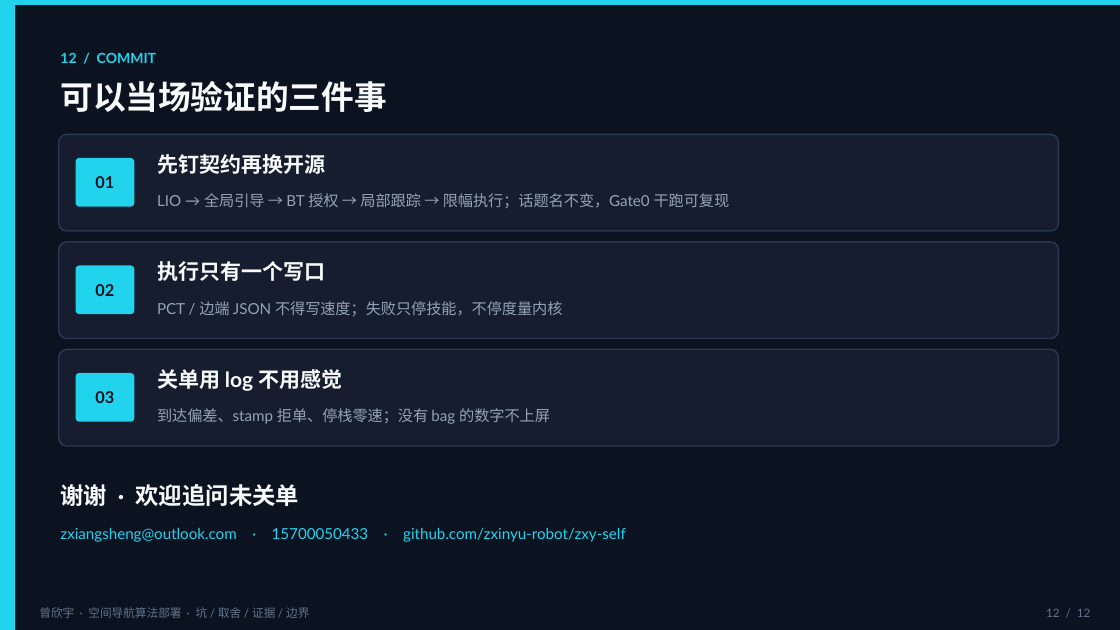
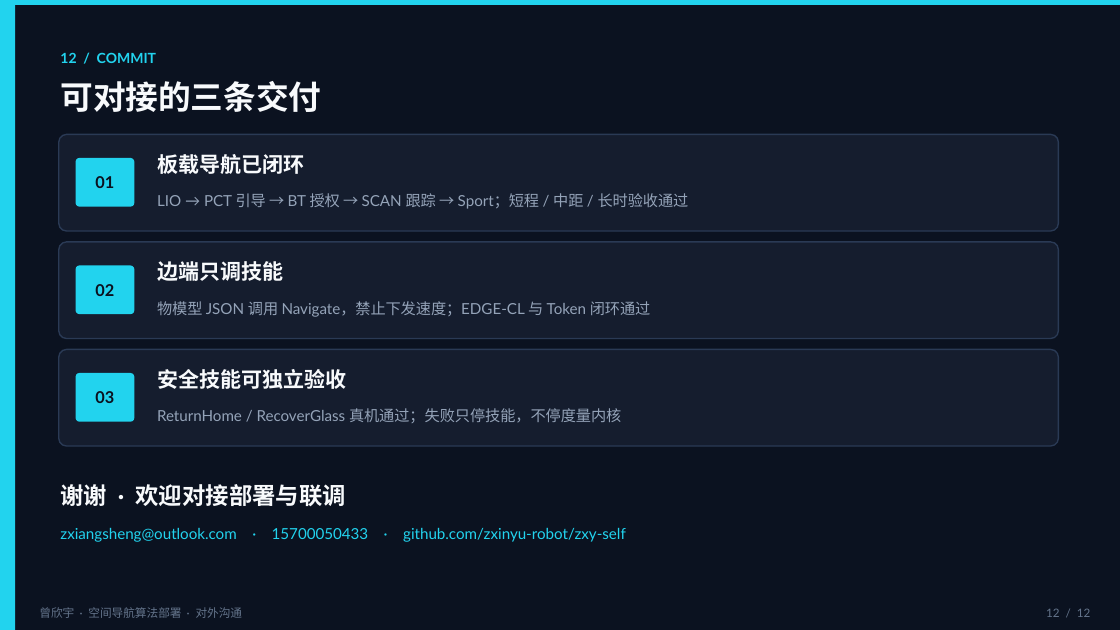
Before and after one commit to zxinyu-robot/MotionSLAM_ws, a slide deck: slide 12 of docs/_inbox/曾欣宇_空间导航算法部署_课展示.pptx. Drawn at 1120x630 pixels with LibreOffice and Linux fonts; fonts in the diff are those of the drawing. Boxes give left, top, right and bottom in pixels: in the first picture for what was removed or moved away, otherwise in the second. Text is boxed around its words. In the diff, an @@ line names an element or a change of style, - is before the commit and + after.

```diff
--- a/docs/_inbox/曾欣宇_空间导航算法部署_课展示.pptx
+++ b/docs/_inbox/曾欣宇_空间导航算法部署_课展示.pptx
@@ text at (60,81,321,112): text changed @@
-可以当场验证的三件事
+可对接的三条交付
@@ text at (157,154,304,174): text changed @@
-先钉契约再换开源
+板载导航已闭环
@@ text at (157,193,689,209): text changed @@
-LIO → 全局引导 → BT 授权 → 局部跟踪 → 限幅执行；话题名不变，Gate0 干跑可复现
+LIO → PCT 引导 → BT 授权 → SCAN 跟踪 → Sport；短程 / 中距 / 长时验收通过
@@ text at (157,261,283,281): text changed @@
-执行只有一个写口
+边端只调技能
@@ text at (157,301,651,317): text changed @@
-PCT / 边端 JSON 不得写速度；失败只停技能，不停度量内核
+物模型 JSON 调用 Navigate，禁止下发速度；EDGE-CL 与 Token 闭环通过
@@ text at (157,369,346,389): text changed @@
-关单用 log 不用感觉
+安全技能可独立验收
@@ text at (157,408,621,423): text changed @@
-到达偏差、stamp 拒单、停栈零速；没有 bag 的数字不上屏
+ReturnHome / RecoverGlass 真机通过；失败只停技能，不停度量内核
@@ text at (60,484,346,506): text changed @@
-谢谢 · 欢迎追问未关单
+谢谢 · 欢迎对接部署与联调
@@ text at (39,607,243,618): text changed @@
-曾欣宇 · 空间导航算法部署 · 坑 / 取舍 / 证据 / 边界
+曾欣宇 · 空间导航算法部署 · 对外沟通
```
Also in this commit, not shown: 11 other slides changed.
